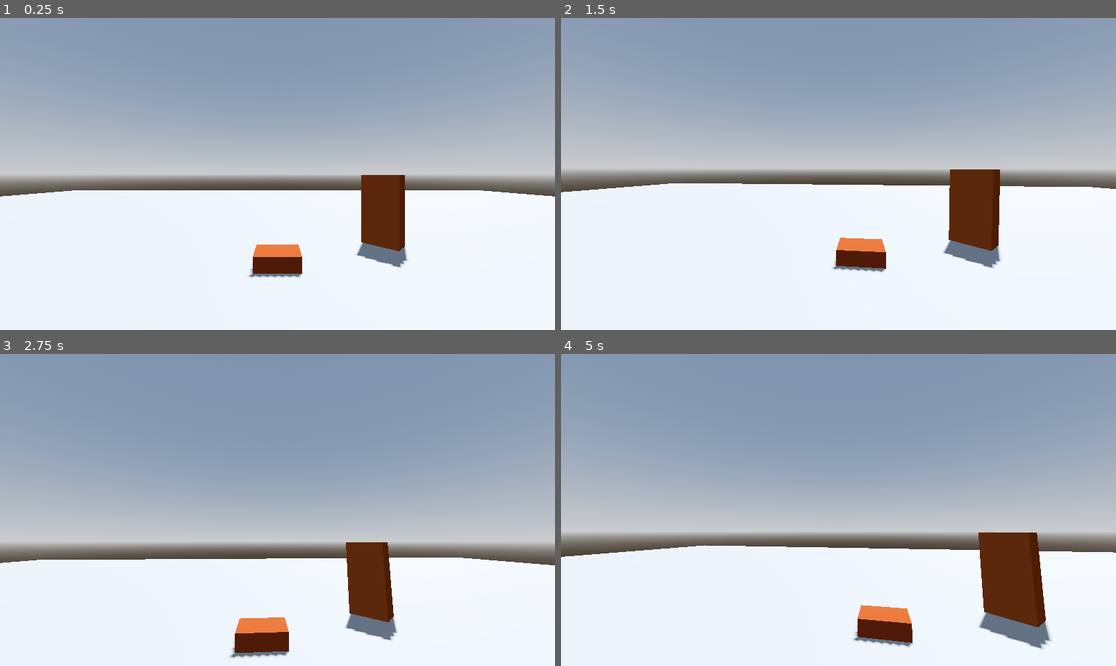
Above: before the commit, frames 1-4 (two rows, left to right).
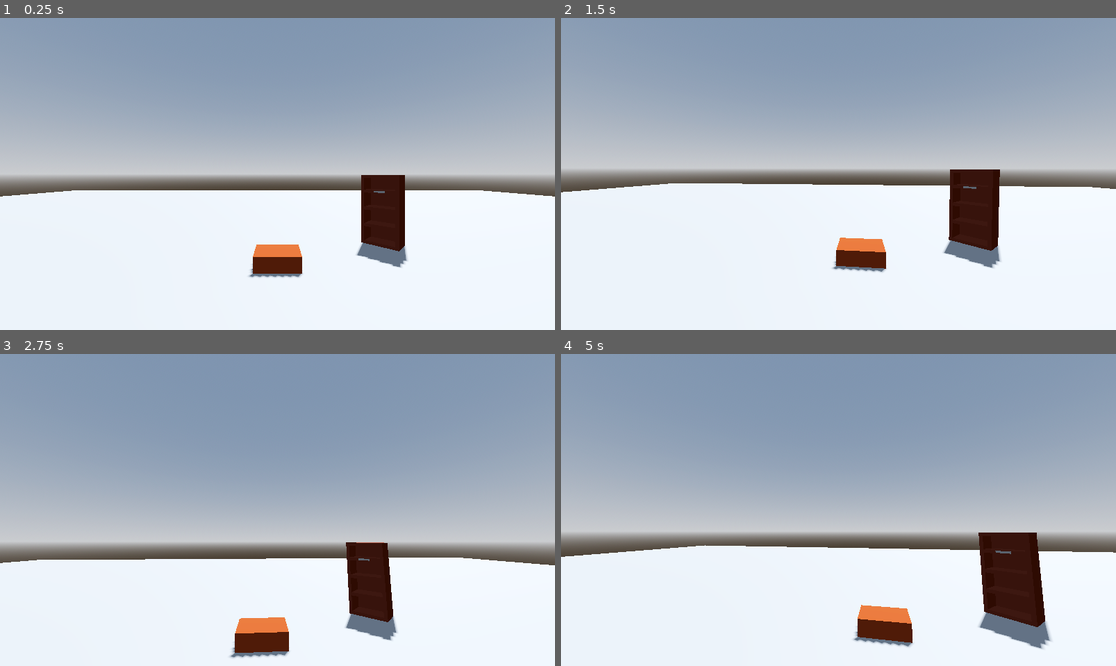
Above: after the commit, the same moments.

Repository: AJaxx86/make-anything-jam-26
Game: Godot game, scene res://world.tscn
The game is run twice, just before and just after one commit, with the same random seed, the same clock (stepped at 60 frames per second) and the same inputs. The project has no main scene, so this scene is started directly.
Inputs (mouse positions are in pixels of both pictures, inside the frame that each line leads up to):
- Up to frame 1 (0.25 s): no input
- Up to frame 2 (1.5 s): tap Enter at 0.5 s; move the mouse to (960, 158) at 0.52 s; press the mouse at (960, 158) at 0.53 s; move the mouse to (727, 189) at 1.27 s; release the mouse at (727, 189) at 1.28 s; click (727, 189) at 1.35 s
- Up to frame 3 (2.75 s): move the mouse to (333, 441) at 2.02 s; press the mouse at (333, 441) at 2.03 s
- Up to frame 4 (5 s): tap Space at 2.75 s; move the mouse to (810, 572) at 2.77 s; release the mouse at (810, 572) at 2.78 s; click (810, 572) at 2.85 s; move the mouse to (1005, 556) at 3.52 s; press the mouse at (1005, 556) at 3.53 s; tap Escape (pause) at 4.15 s; move the mouse to (672, 463) at 4.27 s; release the mouse at (672, 463) at 4.28 s; click (672, 463) at 4.35 s

The runs differ from the first frame. In frame 1, 1.8% of the frame differs, in the area x 65-73%, y 50-79%; in frame 2, 2.2%; in frame 3, 1.9%; in frame 4, 3.1%, in the area x 75-88%, y 57-92%.

Commit message:
added bookshelf scene with hierarchical interactions
Extract inline bookshelf into dedicated scene with label slots
Add required_parent to Interactable for nested interaction flows
Fix camera history to pop when re-selecting previous interactables

Diff:
--- /dev/null
+++ b/bookshelf.tscn
@@ -0,0 +1,96 @@
+[gd_scene format=3 uid="uid://bpsfi1tskpjla"]
+
+[ext_resource type="Script" uid="uid://dy5p7js7mby1m" path="res://interactable.gd" id="1_bhfym"]
+
+[sub_resource type="BoxShape3D" id="BoxShape3D_gv5m4"]
+size = Vector3(1, 2, 0.5840976)
+
+[sub_resource type="StandardMaterial3D" id="StandardMaterial3D_bhfym"]
+albedo_color = Color(0.38223523, 0.12471258, 0, 1)
+
+[sub_resource type="BoxMesh" id="BoxMesh_bhfym"]
+material = SubResource("StandardMaterial3D_bhfym")
+size = Vector3(0.98417664, 1.9924664, 0.08691406)
+
+[sub_resource type="BoxMesh" id="BoxMesh_cyyaw"]
+material = SubResource("StandardMaterial3D_bhfym")
+size = Vector3(0.50756836, 1.905771, 0.08691406)
+
+[sub_resource type="BoxMesh" id="BoxMesh_pweli"]
+material = SubResource("StandardMaterial3D_bhfym")
+size = Vector3(0.50756836, 0.99526596, 0.08691406)
+
+[sub_resource type="BoxMesh" id="BoxMesh_7ue8p"]
+material = SubResource("StandardMaterial3D_bhfym")
+size = Vector3(0.50756836, 0.8232794, 0.08691406)
+
+[sub_resource type="BoxMesh" id="BoxMesh_c1t0j"]
+size = Vector3(0.3, 0.05, 0.01)
+
+[sub_resource type="BoxShape3D" id="BoxShape3D_dmqdl"]
+size = Vector3(0.3, 0.05, 0.01)
+
+[node name="Bookshelf" type="Area3D" unique_id=51938480 node_paths=PackedStringArray("camera_marker") groups=["Interactable"]]
+transform = Transform3D(0.99999994, 0, 0, 0, 1, 0, 0, 0, 0.99999994, 0, 0, 0)
+script = ExtResource("1_bhfym")
+camera_marker = NodePath("Marker3D")
+camera_fov = 60.0
+
+[node name="CollisionShape3D" type="CollisionShape3D" parent="." unique_id=914914570]
+transform = Transform3D(0.9999987, 0, 0, 0, 1, 0, 0, 0, 0.9999987, 0, 0, -0.0044511845)
+shape = SubResource("BoxShape3D_gv5m4")
+
+[node name="Marker3D" type="Marker3D" parent="." unique_id=483619954]
+transform = Transform3D(1, 0, 0, 0, 1, 0, 0, 0, 1, 0, 0, 1.6232835)
+
+[node name="Mesh" type="Node3D" parent="." unique_id=1664873079]
+
+[node name="Back" type="MeshInstance3D" parent="Mesh" unique_id=1226391554]
+transform = Transform3D(0.9999427, 0, 0, 0, 1, 0, 0, 0, 0.9999427, 8.054075e-06, -0.0028425753, -0.24755934)
+mesh = SubResource("BoxMesh_bhfym")
+
+[node name="Side" type="MeshInstance3D" parent="Mesh" unique_id=456869698]
+transform = Transform3D(-4.3708695e-08, 0, 0.99994785, 0, 1, 0, -0.99994785, 0, -4.3708695e-08, -0.4527334, -0.03730321, 0.037955057)
+mesh = SubResource("BoxMesh_cyyaw")
+
+[node name="Side2" type="MeshInstance3D" parent="Mesh" unique_id=1377846676]
+transform = Transform3D(-4.370947e-08, 0, 0.99996084, 0, 1, 0, -0.99996084, 0, -4.370947e-08, 0.451542, -0.043954074, 0.037955068)
+mesh = SubResource("BoxMesh_cyyaw")
+
+[node name="Top" type="MeshInstance3D" parent="Mesh" unique_id=1224314586]
+transform = Transform3D(1.910538e-15, 0.9999819, -4.370861e-08, 4.3709488e-08, -4.371139e-08, -0.99996114, -0.999943, 0, -4.3708408e-08, -0.0030045805, 0.9501629, 0.037955035)
+mesh = SubResource("BoxMesh_pweli")
+
+[node name="Bottom" type="MeshInstance3D" parent="Mesh" unique_id=1792736139]
+transform = Transform3D(1.9105377e-15, 0.99998176, -4.3708603e-08, 4.3709488e-08, -4.371139e-08, -0.99996114, -0.9999429, 0, -4.37084e-08, -0.00300458, -0.95751494, 0.037955027)
+mesh = SubResource("BoxMesh_pweli")
+
+[node name="Shelf" type="MeshInstance3D" parent="Mesh" unique_id=1119800876]
+transform = Transform3D(1.910519e-15, 0.9999765, -4.370829e-08, 4.3709488e-08, -4.371139e-08, -0.99996114, -0.99993765, 0, -4.3708088e-08, -0.0010327732, -0.45439124, 0.03795501)
+mesh = SubResource("BoxMesh_7ue8p")
+
+[node name="Shelf2" type="MeshInstance3D" parent="Mesh" unique_id=1650006428]
+transform = Transform3D(1.9105188e-15, 0.99997646, -4.3708287e-08, 4.3709488e-08, -4.371139e-08, -0.99996114, -0.9999376, 0, -4.3708084e-08, -0.001032773, 0.031672448, 0.037955005)
+mesh = SubResource("BoxMesh_7ue8p")
+
+[node name="Shelf3" type="MeshInstance3D" parent="Mesh" unique_id=418772132]
+transform = Transform3D(1.9105186e-15, 0.9999764, -4.3708283e-08, 4.3709488e-08, -4.371139e-08, -0.99996114, -0.99993753, 0, -4.370808e-08, -0.0010327729, 0.5259669, 0.037955)
+mesh = SubResource("BoxMesh_7ue8p")
+
+[node name="Labels" type="Node3D" parent="." unique_id=1100338032]
+
+[node name="Label" type="Area3D" parent="Labels" unique_id=1160744624 node_paths=PackedStringArray("required_parent", "camera_marker")]
+transform = Transform3D(0.9999997, 0, 0, 0, 1, 0, 0, 0, 0.9999997, 0, 0.5258569, 0.29376984)
+script = ExtResource("1_bhfym")
+required_parent = NodePath("../..")
+camera_marker = NodePath("Marker3D")
+camera_fov = 35.0
+
+[node name="MeshInstance3D" type="MeshInstance3D" parent="Labels/Label" unique_id=1590671846]
+mesh = SubResource("BoxMesh_c1t0j")
+
+[node name="CollisionShape3D" type="CollisionShape3D" parent="Labels/Label" unique_id=1765600714]
+shape = SubResource("BoxShape3D_dmqdl")
+
+[node name="Marker3D" type="Marker3D" parent="Labels/Label" unique_id=1115260311]
+transform = Transform3D(1, 0, 0, 0, 1, 0, 0, 0, 1, 0, 0, 0.39858916)
--- a/interactable.gd
+++ b/interactable.gd
@@ -1,8 +1,9 @@
 class_name Interactable extends Area3D
 
 ## If camera_marker is null, make sure to check that camera_pos isn't Vector3.ZERO before moving the camera
-signal Activate(camera_marker: Marker3D, camera_fov: float, open_ui: Control)
+signal Activate(caller: Interactable, camera_marker: Marker3D, camera_fov: float, open_ui: Control)
 
+@export var required_parent: Interactable = null
 @export var camera_marker: Marker3D = null
 @export_range(10.0, 100.0, 01.0) var camera_fov: float = 75.0
 @export var open_ui: Control = null
@@ -21,6 +22,10 @@
 		push_warning("Interactable " + name + " was clicked by a camera that is not a PlayerCam: " + camera.name)
 		return
 
-	emit_signal(&"Activate", camera_marker, camera_fov, open_ui)
-	player_camera.set_camera_view(camera_marker, camera_fov, open_ui)
-	print_debug("Clicked on " + name + " from " + player_camera.name)
+	if required_parent != null and player_camera.get_current_interactable() != required_parent:
+		print_debug(self.name + " requires " + required_parent.name + " to be active first")
+		return
+
+	emit_signal(&"Activate", self, camera_marker, camera_fov, open_ui)
+	player_camera.set_camera_view(self, camera_marker, camera_fov, open_ui)
+	print_debug("Clicked on " + name)
--- a/pause_menu.tscn
+++ b/pause_menu.tscn
@@ -1,4 +1,9 @@
 [gd_scene format=3 uid="uid://ceae0gdus63p1"]
+
+[sub_resource type="LabelSettings" id="LabelSettings_wyi4u"]
+font_size = 40
+outline_size = 8
+outline_color = Color(0, 0, 0, 1)
 
 [node name="PauseMenu" type="Control" unique_id=1628101525]
 layout_mode = 3
@@ -7,3 +12,12 @@
 anchor_bottom = 1.0
 grow_horizontal = 2
 grow_vertical = 2
+
+[node name="Label" type="Label" parent="." unique_id=1253286889]
+layout_mode = 0
+offset_left = 507.0
+offset_top = 254.0
+offset_right = 661.0
+offset_bottom = 309.0
+text = "PAUSED"
+label_settings = SubResource("LabelSettings_wyi4u")
--- a/player_cam.gd
+++ b/player_cam.gd
@@ -80,23 +80,33 @@
 	handle_cam_movement(delta)
 
 
-## Intended to be connected directly to Interactable.Activate.
-## Moves this camera to the marker's global position/orientation and eases to camera_fov.
-## open_ui is accepted so the Interactable.Activate signal can call this function directly.
-func set_camera_view(camera_marker: Marker3D, camera_fov: float, open_ui: Control = null) -> void:
-	if camera_marker == null:
-		push_warning("set_camera_view was called without a camera marker.")
-		return
+func set_camera_view(caller: Interactable, camera_marker: Marker3D = null, camera_fov: float = 75.0, open_ui: Control = null) -> void:
+	var state_position: Vector3 = _target_global_position
+	var state_basis: Basis = _target_center_basis
+	var state_fov: float = clamp(camera_fov, 1.0, 179.0)
+
+	if camera_marker != null:
+		state_position = camera_marker.global_position
+		state_basis = camera_marker.global_transform.basis.orthonormalized()
+
+	# If we are going back to the immediately previous interactable, just pop instead of pushing a duplicate.
+	if _position_history.size() >= 2:
+		var previous_state := _position_history[_position_history.size() - 2]
+		var previous_interactable := previous_state.get("interactable", null) as Interactable
+		if previous_interactable == caller:
+			go_back_camera_state()
+			return
 
 	var camera_state := {
+		"interactable": caller,
 		"marker": camera_marker,
-		"position": camera_marker.global_position,
-		"basis": camera_marker.global_transform.basis.orthonormalized(),
-		"fov": clamp(camera_fov, 1.0, 179.0),
+		"position": state_position,
+		"basis": state_basis,
+		"fov": state_fov,
 		"ui": open_ui,
 	}
 
-	if is_current_camera_state(camera_marker):
+	if is_current_camera_state(camera_marker, caller):
 		_position_history[_position_history.size() - 1] = camera_state
 	else:
 		_position_history.append(camera_state)
@@ -177,12 +187,24 @@
 	}
 
 
-func is_current_camera_state(camera_marker: Marker3D) -> bool:
+func get_current_interactable() -> Interactable:
+	if _position_history.is_empty():
+		return null
+	return _position_history[_position_history.size() - 1].get("interactable", null) as Interactable
+
+
+func is_current_camera_state(camera_marker: Marker3D, caller: Interactable) -> bool:
 	if _position_history.is_empty():
 		return false
 
 	var current_state := _position_history[_position_history.size() - 1]
-	return current_state.get("marker", null) == camera_marker
+	var current_marker := current_state.get("marker", null) as Marker3D
+
+	if camera_marker != null:
+		return current_marker == camera_marker
+
+	var current_interactable := current_state.get("interactable", null) as Interactable
+	return current_interactable == caller
 
 
 func apply_camera_state(camera_state: Dictionary) -> void:
--- a/world.tscn
+++ b/world.tscn
@@ -4,6 +4,7 @@
 [ext_resource type="PackedScene" uid="uid://bgh6l2fm2tnvh" path="res://fact_builder.tscn" id="1_fj7yv"]
 [ext_resource type="PackedScene" uid="uid://ceae0gdus63p1" path="res://pause_menu.tscn" id="2_aqk2v"]
 [ext_resource type="Script" uid="uid://cacacaq8un183" path="res://player_cam.gd" id="2_tlwt5"]
+[ext_resource type="PackedScene" uid="uid://bpsfi1tskpjla" path="res://bookshelf.tscn" id="4_036b0"]
 
 [sub_resource type="ProceduralSkyMaterial" id="ProceduralSkyMaterial_f3sb7"]
 sky_horizon_color = Color(0.66224277, 0.6717428, 0.6867428, 1)
@@ -17,16 +18,6 @@
 sky = SubResource("Sky_fj7yv")
 tonemap_mode = 2
 glow_enabled = true
-
-[sub_resource type="StandardMaterial3D" id="StandardMaterial3D_tlwt5"]
-albedo_color = Color(0.5824438, 0.2681449, 0, 1)
-
-[sub_resource type="BoxMesh" id="BoxMesh_gv5m4"]
-material = SubResource("StandardMaterial3D_tlwt5")
-size = Vector3(1, 2, 0.59)
-
-[sub_resource type="BoxShape3D" id="BoxShape3D_gv5m4"]
-size = Vector3(1, 2, 0.593)
 
 [sub_resource type="StandardMaterial3D" id="StandardMaterial3D_aqk2v"]
 albedo_color = Color(0.5667972, 0.2136864, 0, 1)
@@ -66,20 +57,8 @@
 script = ExtResource("2_tlwt5")
 pause_menu = NodePath("../CanvasLayer/PauseMenu")
 
-[node name="Bookshelf" type="Area3D" parent="." unique_id=1064800319 node_paths=PackedStringArray("camera_marker") groups=["Interactable"]]
-transform = Transform3D(0.70710677, 0, -0.70710677, 0, 1, 0, 0.70710677, 0, 0.70710677, 3.0408654, 0.9486022, -5.8778586)
-script = ExtResource("1_f3sb7")
-camera_marker = NodePath("Marker3D")
-camera_fov = 60.0
-
-[node name="MeshInstance3D" type="MeshInstance3D" parent="Bookshelf" unique_id=1664852681]
-mesh = SubResource("BoxMesh_gv5m4")
-
-[node name="CollisionShape3D" type="CollisionShape3D" parent="Bookshelf" unique_id=1028765943]
-shape = SubResource("BoxShape3D_gv5m4")
-
-[node name="Marker3D" type="Marker3D" parent="Bookshelf" unique_id=1329962872]
-transform = Transform3D(1, 0, 0, 0, 1, 0, 0, 0, 1, 0, 0, 1.6232835)
+[node name="Bookshelf" parent="." unique_id=51938480 instance=ExtResource("4_036b0")]
+transform = Transform3D(0.7071067, 0, -0.7071067, 0, 1, 0, 0.7071067, 0, 0.7071067, 3.0408654, 0.9486022, -5.8778586)
 
 [node name="Table" type="Area3D" parent="." unique_id=120654855 node_paths=PackedStringArray("camera_marker", "open_ui") groups=["Interactable"]]
 transform = Transform3D(1, 0, 0, 0, 1, 0, 0, 0, 1, 0, 0.12928343, -4.48042)
Not shown, changed: README.md
